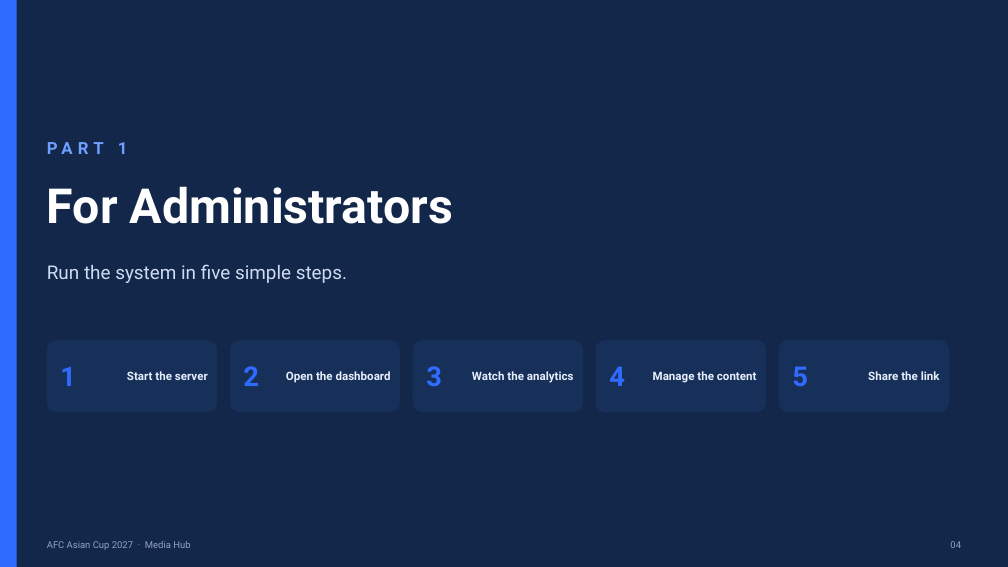
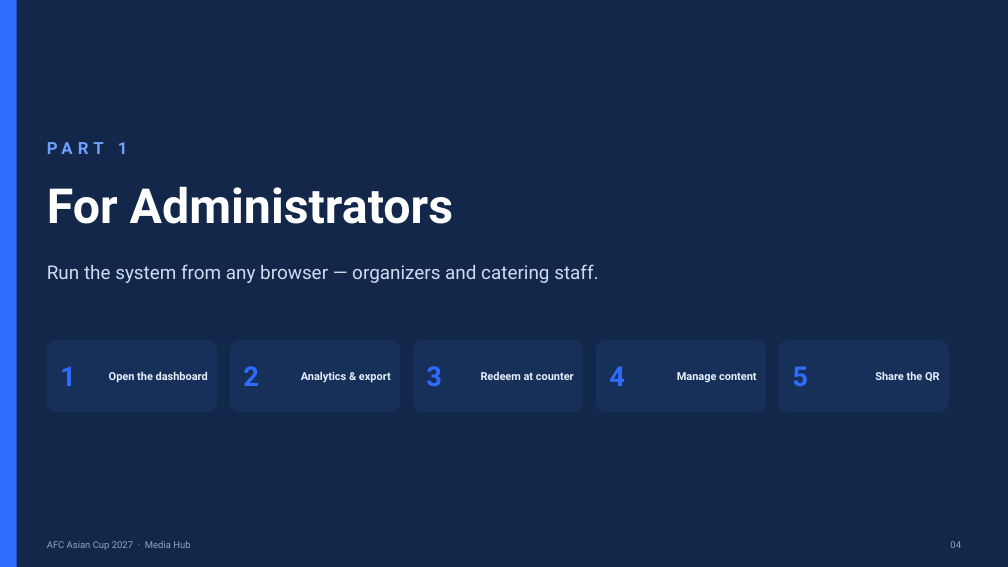
Before and after one commit to absmediaopsvouchers-blip/afc2027-media-hub, a slide deck: slide 4 of AFC2027 Media Hub - Onboarding Guide.pptx. Drawn at 1008x567 pixels with LibreOffice and Linux fonts; fonts in the diff are those of the drawing. Boxes give left, top, right and bottom in pixels: in the first picture for what was removed or moved away, otherwise in the second. Text is boxed around its words. In the diff, an @@ line names an element or a change of style, - is before the commit and + after.

```diff
--- a/AFC2027 Media Hub - Onboarding Guide.pptx
+++ b/AFC2027 Media Hub - Onboarding Guide.pptx
@@ text at [47,264,598,283]: text changed @@
-Run the system in five simple steps.
+Run the system from any browser — organizers and catering staff.
@@ text at [109,371,208,383]: text changed; size 11 to 10.5 pt @@
-Start the server
+Open the dashboard
@@ text at [301,371,391,383]: text changed; size 11 to 10.5 pt @@
-Open the dashboard
+Analytics & export
@@ text at [481,371,574,380]: text changed; size 11 to 10.5 pt @@
-Watch the analytics
+Redeem at counter
@@ text at [677,372,756,383]: text changed; size 11 to 10.5 pt @@
-Manage the content
+Manage content
@@ text at [875,371,940,381]: text changed; size 11 to 10.5 pt @@
-Share the link
+Share the QR
```
Also in this commit, not shown: 14 other slides changed, 2 slides added, 2 slides removed, 6 other files.
